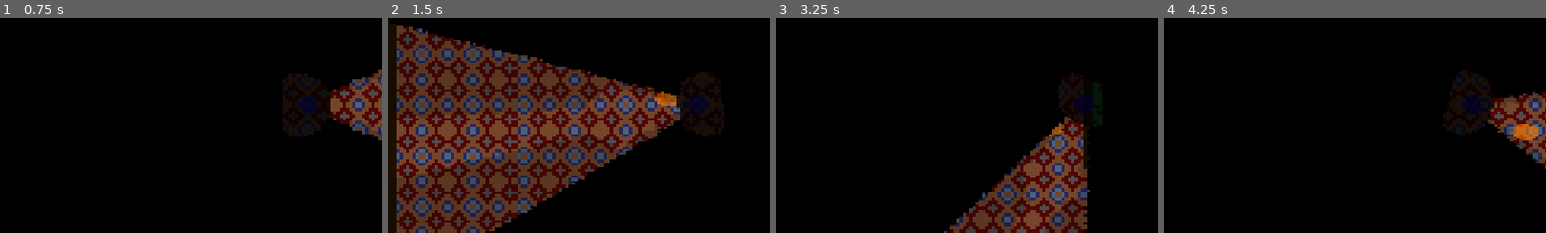
Above: before the commit, frames 1-4 (left to right).
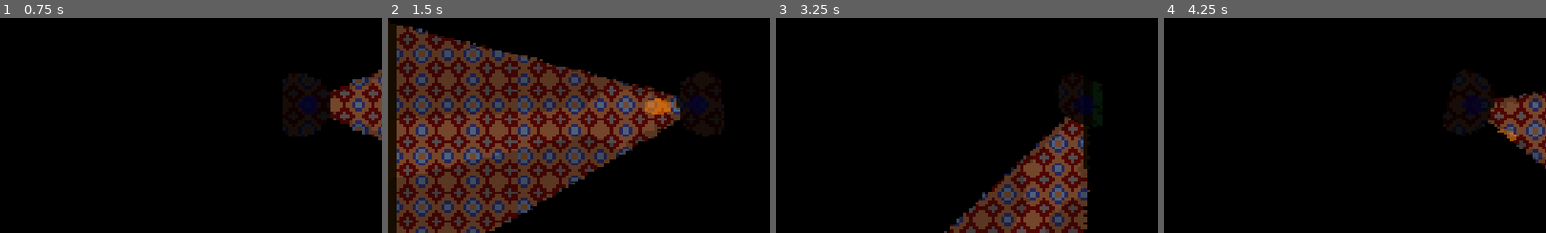
Above: after the commit, the same moments.

Repository: pt50hgm/DogMaze
Game: Godot game, scene res://Scenes/Game Scenes/Main.tscn
Two runs of this game, one before a commit and one after it. Both use one fixed random seed, a clock stepped at 60 frames per second and the inputs below.
Inputs (mouse positions are % of the whole screen's width and height, from its top left):
- Up to frame 1 (0.75 s): tap Enter at 0.5 s; hold Right (right) from 0.53 s (still down); hold X (call_dog) from 0.53 s (still down); click (50, 50) at 0.67 s
- Up to frame 2 (1.5 s): move the mouse to (30, 55) at 1.27 s; release Right (right) at 1.28 s; release X (call_dog) at 1.28 s; hold Down (down) from 1.28 s (still down); tap C (turbo_charge) at 1.35 s
- Up to frame 3 (3.25 s): move the mouse to (60, 28) at 2.02 s; release Down (down) at 2.03 s; hold Right (right) 2.03-2.78 s; hold X (call_dog) 2.03-2.78 s; tap Space at 2.75 s; move the mouse to (45, 70) at 2.77 s; hold W (up) from 2.78 s (still down); tap C (turbo_charge) at 2.85 s; click (45, 70) at 2.92 s
- Up to frame 4 (4.25 s): move the mouse to (80, 65) at 3.52 s; release W (up) at 3.53 s; hold A (left) from 3.53 s (still down); hold X (call_dog) from 3.53 s (still down)
The pictures show only the part of the screen within x 10-60%, y 30-80%; the shares and areas given below are measured in that part.

Frame 1 is identical in both runs. In frame 2, 0.5% of the frame differs, in the area x 67-78%, y 34-45%; in frame 3, 0.1%; in frame 4, 0.5%.

Commit message:
Constrain player angle
Constrain player angle between 0 and 2PI

Diff:
--- a/Scripts/Dog.gd
+++ b/Scripts/Dog.gd
@@ -2,7 +2,7 @@
 
 export var followDuration: float
 export var guideDistance: int = 25000 * 25000
-export var dogTimer: float = 3.0
+export var dogTimer: float = 2.0
 
 onready var Main = get_parent()
 onready var Graphics = get_node("/root/ViewportContainer/Viewport/Main/Player/Graphics")
@@ -35,6 +35,7 @@
 		set_state("followPlayer")
 
 func do_state_action(delta):
+	print(state)
 	if state == "followPlayer":
 		followPlayer(delta)
 	elif state == "guidePlayer":
@@ -48,8 +49,8 @@
 	do_state_action(delta)
 	if Input.is_action_pressed("call_dog"):
 		set_state("call")
-
 	move(delta)
+	print(state, changeStateTimer)
 
 
 func is_illuminated() -> bool:
--- a/Scripts/Pathfinder.gd
+++ b/Scripts/Pathfinder.gd
@@ -49,6 +49,3 @@
 		velocity = moveDirection * moveSpeed * delta
 		navigationAgent.set_velocity(velocity)
 	move_and_slide(velocity)
-
-func _physics_process(delta):
-	move(delta)
--- a/Scripts/Player.gd
+++ b/Scripts/Player.gd
@@ -8,6 +8,7 @@
 
 onready var camera : Camera2D = $Camera2D
 onready var viewportContainer = get_node("/root/ViewportContainer")
+onready var graphics = $Graphics
 onready var light : Light2D = $Graphics/Light2D
 
 func get_input() -> void:
@@ -22,6 +23,11 @@
 	if Input.is_action_pressed('up'):
 		velocity.y -= 1
 	velocity = velocity.normalized() * speed
+
+	if graphics.rotation < 0:
+		graphics.rotation += 2*PI
+	elif graphics.rotation > 2*PI:
+		graphics.rotation -= 2*PI
 
 func _physics_process(delta):
 	get_input()
